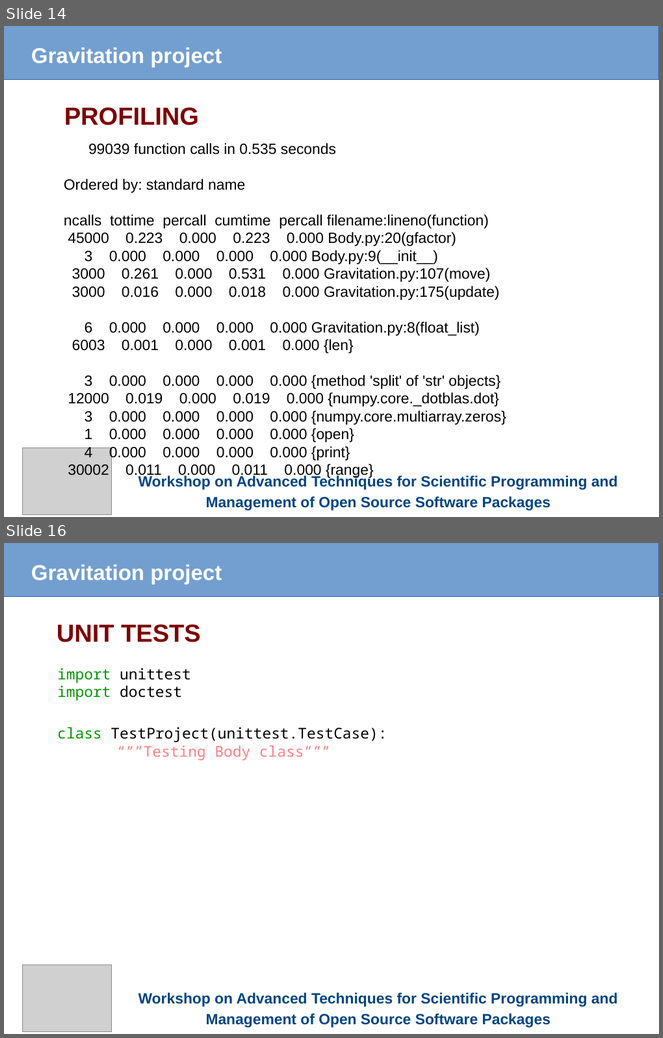
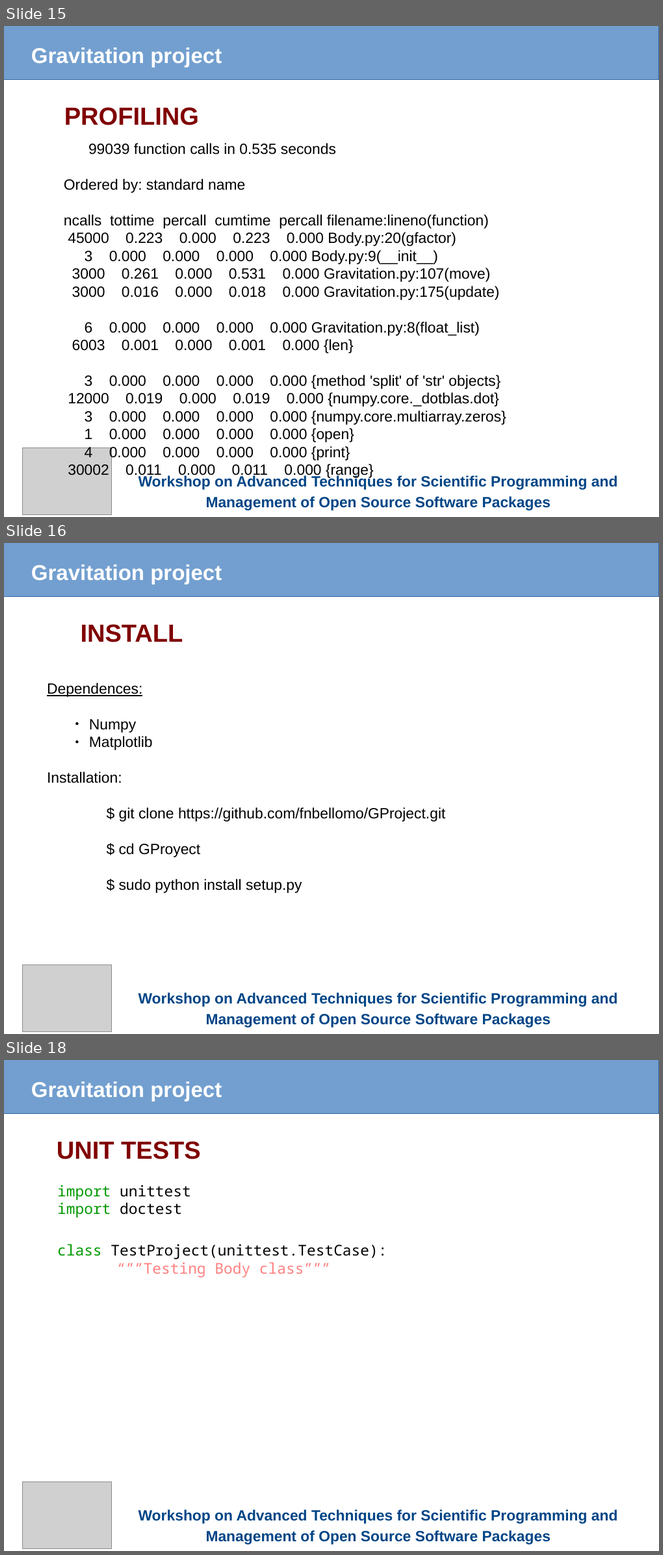
Before and after one commit to fnbellomo/GProject, a slide deck: Slides/Gravitation.odp. Shown one above the other, each under a label of ours: slides 14 and 16 before the commit, slides 15, 16 and 18 after it; the slides between them are not shown. The pictures are 663x1038 and 663x1555 pixels, drawn with LibreOffice and Linux fonts; fonts in the diff are those of the drawing; grey boxes stand for pictures. Boxes give left, top, right and bottom in pixels: in the first picture for what was removed or moved away, otherwise in the second. Text is boxed around its words. In the diff, an @@ line names an element or a change of style, - is before the commit and + after.

Commit message:
add doc and install slider

```diff
--- a/Slides/Gravitation.odp
+++ b/Slides/Gravitation.odp
@@ slide 16 added at [4,543,659,1034], background #FFFFFF @@
@@ rectangle added at [4,543,659,596], fill #729FCF, outline #3465A4 0 pt @@
@@ text added at [31,564,222,585], 26 pt, text #FFFFFF, bold @@
+Gravitation project
@@ text added at [81,624,183,642], 30 pt, text #800000, bold @@
+INSTALL
@@ text added at [47,683,445,893], 18 pt, text #000000 @@
+Dependences:
+    ● Numpy
+    ● Matplotlib
+Installation:
+$ git clone https://github.com/fnbellomo/GProject.git
+$ cd GProyect
+$ sudo python install setup.py
@@ picture added at [22,965,111,1032] @@
@@ text added at [139,993,618,1028], 18 pt, text #004586, bold @@
+Workshop on Advanced Techniques for Scientific Programming and Management of Open Source Software Packages
@@ what was slide 14 is now slide 15 @@
@@ what was slide 16 is now slide 18 @@
```
Also in this commit, not shown: 6 slides changed, 1 other file.
